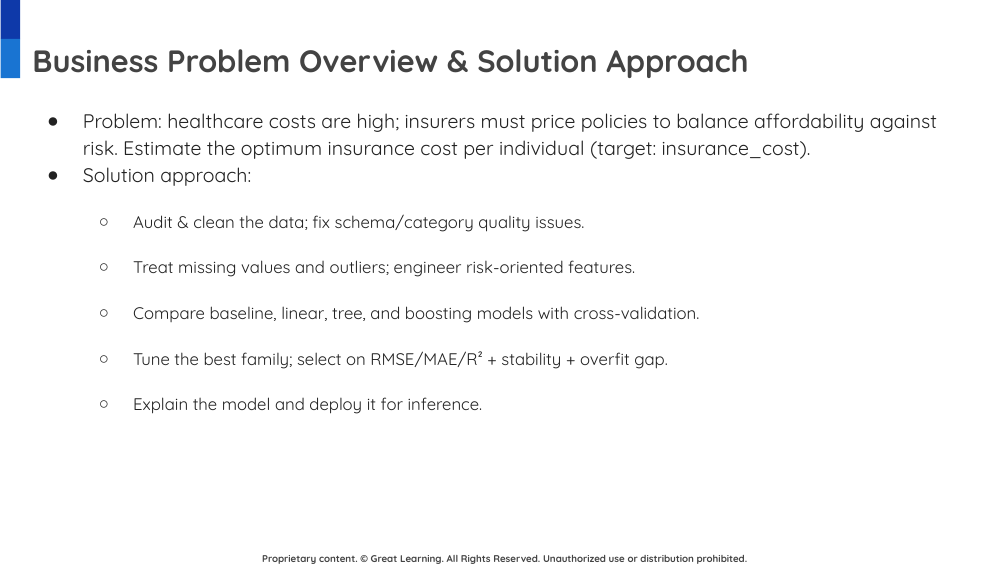
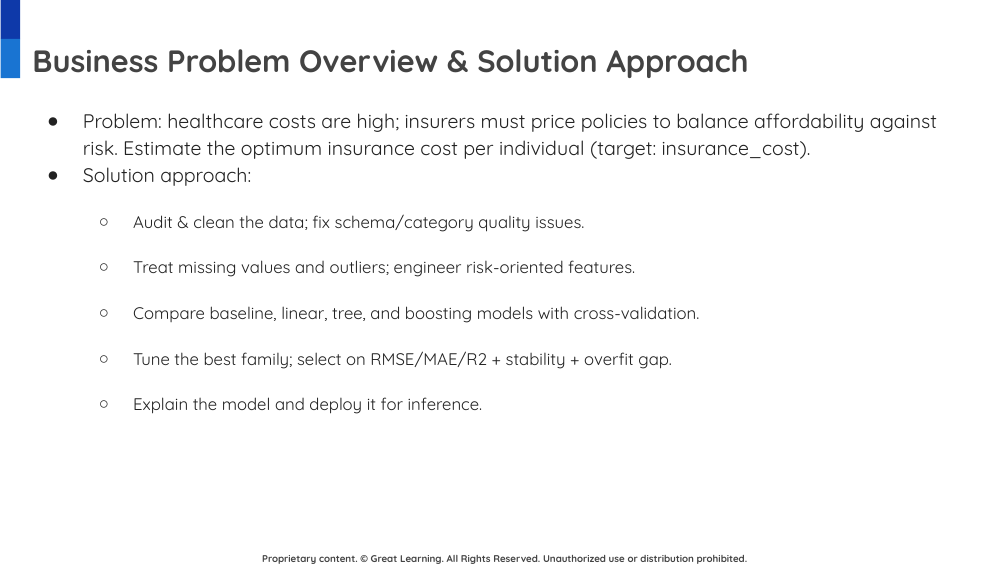
Before and after one commit to gunjan075/gl-capstone, a slide deck: slide 4 of Insurance_Price_Prediction_Final_Presentation.pptx. Drawn at 1008x567 pixels with LibreOffice and Linux fonts; fonts in the diff are those of the drawing; background and template pictures are left out. Boxes give left, top, right and bottom in pixels: in the first picture for what was removed or moved away, otherwise in the second. Text is boxed around its words. In the diff, an @@ line names an element or a change of style, - is before the commit and + after.

```diff
--- a/Insurance_Price_Prediction_Final_Presentation.pptx
+++ b/Insurance_Price_Prediction_Final_Presentation.pptx
@@ text at (133,351,672,369): text changed @@
-  ○ Tune the best family; select on RMSE/MAE/R² + stability + overfit gap.
+  ○ Tune the best family; select on RMSE/MAE/R2 + stability + overfit gap.
```
Also in this commit, not shown: 15 other slides changed, 22 other files.
